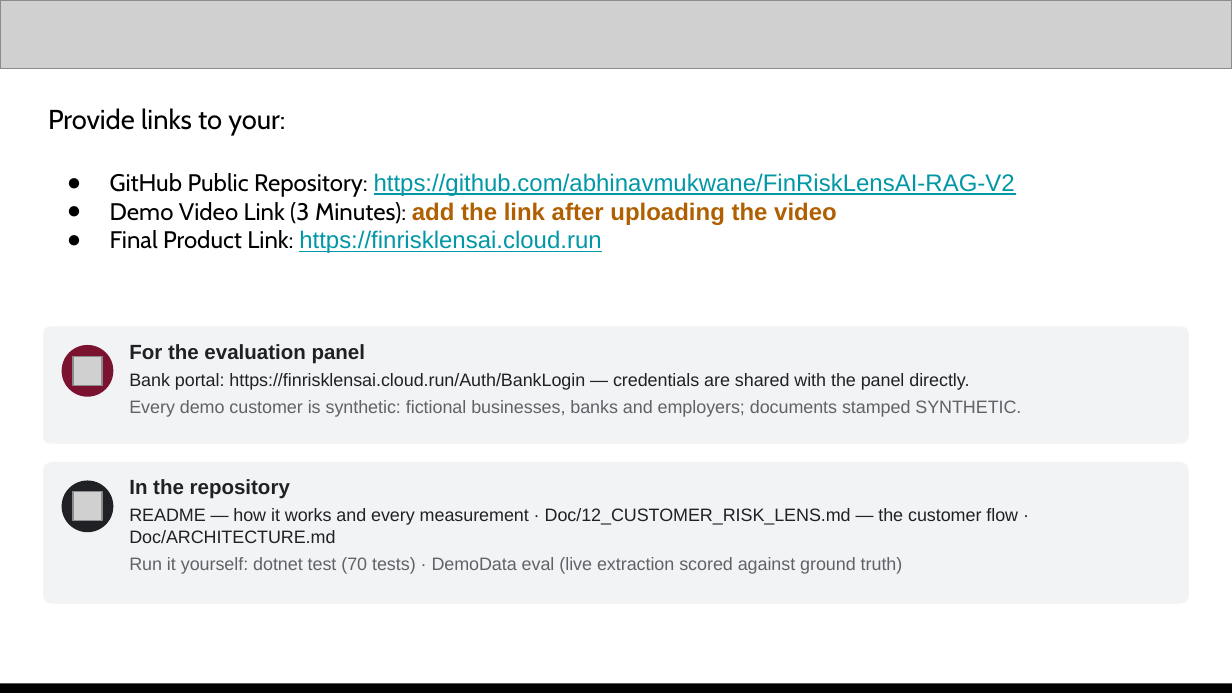
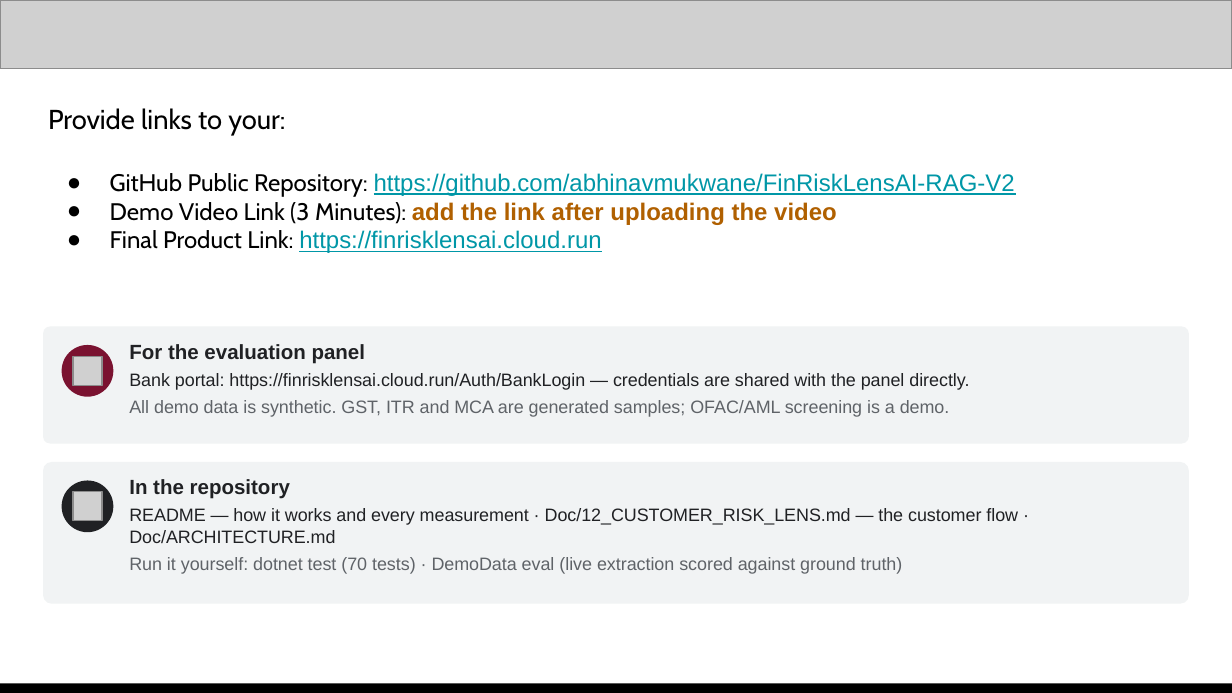
Before and after one commit to abhinavmukwane/FinRiskLensAI-RAG-V2, a slide deck: slide 14 of Doc/FinRiskLens_AI_Builder_Cup_2026.pptx. Drawn at 1232x693 pixels with LibreOffice and Linux fonts; fonts in the diff are those of the drawing; grey boxes stand for pictures. Boxes give left, top, right and bottom in pixels: in the first picture for what was removed or moved away, otherwise in the second. Text is boxed around its words. In the diff, an @@ line names an element or a change of style, - is before the commit and + after.

Commit message:
#Docs: Oct 17 content work on the board; sample data and demo screening stated in README, architecture, deck and video

```diff
--- a/Doc/FinRiskLens_AI_Builder_Cup_2026.pptx
+++ b/Doc/FinRiskLens_AI_Builder_Cup_2026.pptx
@@ text at [129,400,950,417]: text changed @@
-Every demo customer is synthetic: fictional businesses, banks and employers; documents stamped SYNTHETIC.
+All demo data is synthetic. GST, ITR and MCA are generated samples; OFAC/AML screening is a demo.
```
Also in this commit, not shown: 1 other slide changed, 5 other files.
